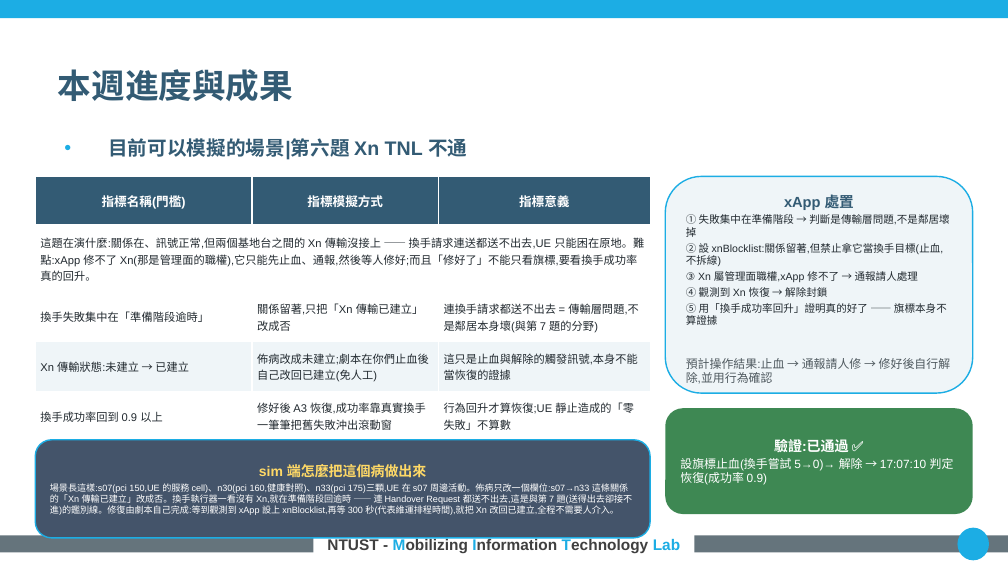
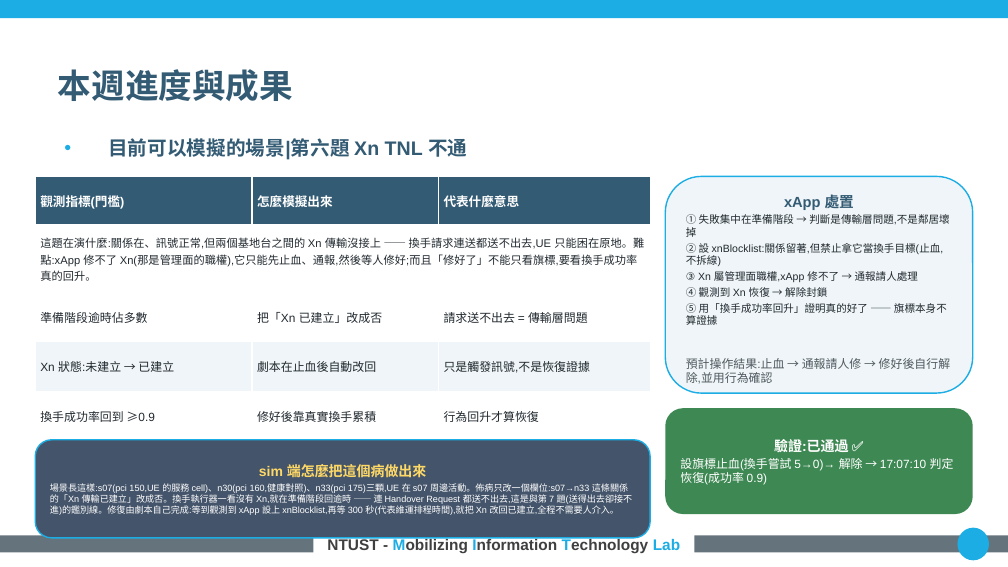
Before and after one commit to kimOuO/RAN-sim-OAI, a slide deck: slide 9 of docs/report/8_27_進度報告_v10十二題.pptx. Drawn at 1008x567 pixels with LibreOffice and Linux fonts; fonts in the diff are those of the drawing; background and template pictures are left out. Boxes give left, top, right and bottom in pixels: in the first picture for what was removed or moved away, otherwise in the second. Text is boxed around its words. In the diff, an @@ line names an element or a change of style, - is before the commit and + after.

```diff
--- a/docs/report/8_27_進度報告_v10十二題.pptx
+++ b/docs/report/8_27_進度報告_v10十二題.pptx
@@ table at bbox=[35, 176, 650, 438] @@
-row 1: 指標名稱(門檻) | 指標模擬方式 | 指標意義
+row 1: 觀測指標(門檻) | 怎麼模擬出來 | 代表什麼意思
-row 3: 換手失敗集中在「準備階段逾時」 | 關係留著,只把「Xn 傳輸已建立」改成否 | 連換手請求都送不出去 = 傳輸層問題,不是鄰居本身壞(與第 7 題的分野)
+row 3: 準備階段逾時佔多數 | 把「Xn 已建立」改成否 | 請求送不出去 = 傳輸層問題
-row 4: Xn 傳輸狀態:未建立 → 已建立 | 佈病改成未建立;劇本在你們止血後自己改回已建立(免人工) | 這只是止血與解除的觸發訊號,本身不能當恢復的證據
+row 4: Xn 狀態:未建立 → 已建立 | 劇本在止血後自動改回 | 只是觸發訊號,不是恢復證據
-row 5: 換手成功率回到 0.9 以上 | 修好後 A3 恢復,成功率靠真實換手一筆筆把舊失敗沖出滾動窗 | 行為回升才算恢復;UE 靜止造成的「零失敗」不算數
+row 5: 換手成功率回到 ≥0.9 | 修好後靠真實換手累積 | 行為回升才算恢復
```
Also in this commit, not shown: 11 other slides changed, 1 other file.
